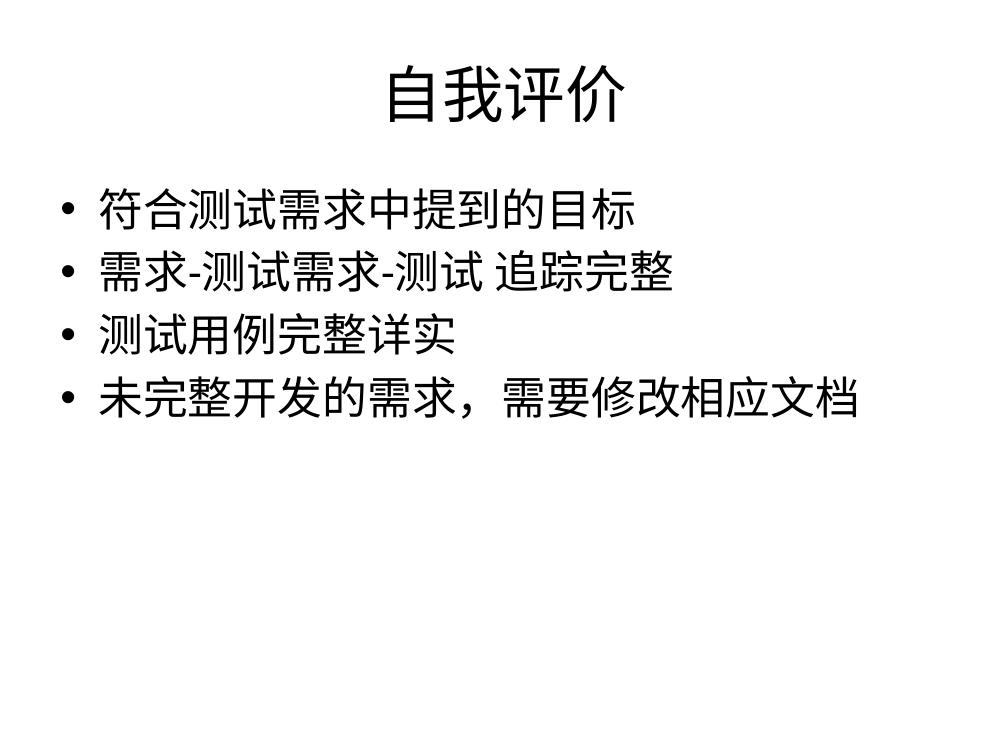
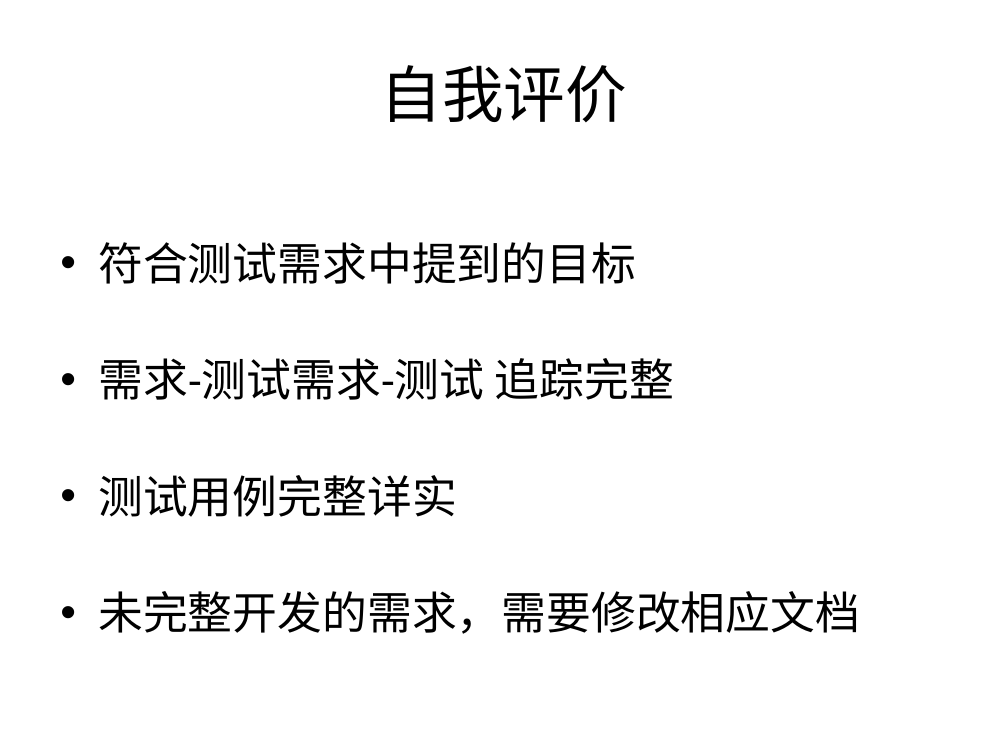
Before and after one commit to bhsei/16TeamC, a slide deck: slide 9 of 2.项目PPT/第十三周进度.pptx. Drawn at 1008x756 pixels with LibreOffice and Linux fonts; fonts in the diff are those of the drawing. Boxes give left, top, right and bottom in pixels: in the first picture for what was removed or moved away, otherwise in the second. Text is boxed around its words. In the diff, an @@ line names an element or a change of style, - is before the commit and + after.

Commit message:
12-更新PPT和测试报告

```diff
--- a/2.项目PPT/第十三周进度.pptx
+++ b/2.项目PPT/第十三周进度.pptx
@@ text "符合测试需求中提到的目标" at (98,242,860,634): line spacing 1 to 2 @@
```
Also in this commit, not shown: 3 other slides changed, 1 other file.
